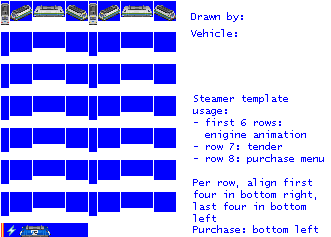
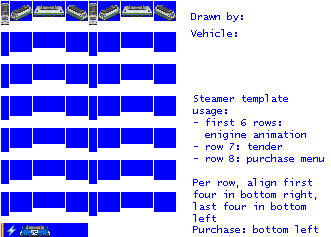
The second 331px x 237px image is a revision of the first. Changes to its layers:
added layer "Pasted Layer" above "empty.png" over left=20, top=235, right=50, bottom=237
painted on "empty.png" over left=34, top=15, right=152, bottom=17
